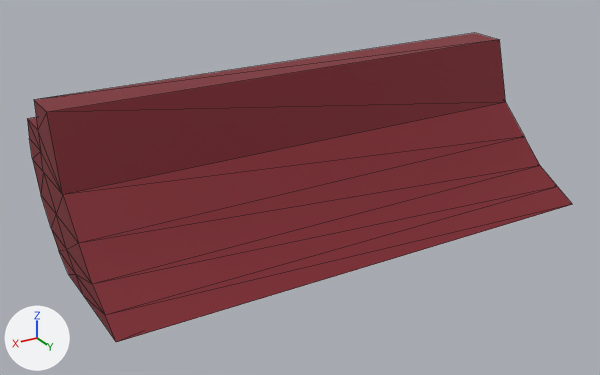
Before and after pictures for a commit that changed the FBX model Assets/Models/Buildings Kit/Imperial Buildings/BRoofPanelTrim_B.fbx.
Rendered twice from a 50 mm lens placed at (5.26, 4.34, 3.4), pointed at (2.19, -0.78, 0.84). Every picture has the same lights, and +X, +Y and +Z are marked at lower left. The older version comes first. Mesh edges are drawn as thin lines.

The first picture shows 'BRoofPannelTrim_B'.
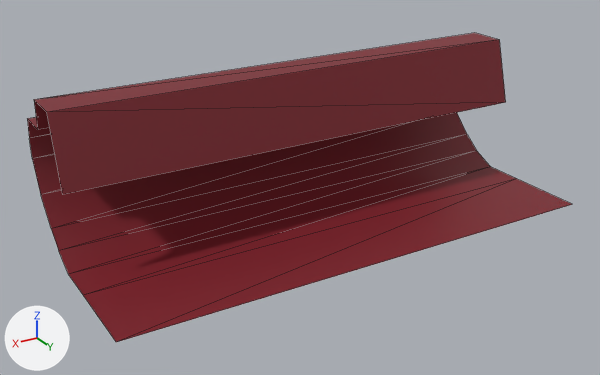
Patch to the scene script:
```diff
--- a/Assets/Models/Buildings Kit/Imperial Buildings/BRoofPanelTrim_B.fbx.py
+++ b/Assets/Models/Buildings Kit/Imperial Buildings/BRoofPanelTrim_B.fbx.py
@@ me_cube_092 @@
 # used by ob_broofpanneltrim_b; location = (0.0, 0.0, 0.0)
-me_cube_092.from_pydata(...)  # 42 vertices, 80 faces; spans x 0.0..4.0, y -1.63..0.04, z 0.5..1.69
+me_cube_092.from_pydata(...)  # 26 vertices, 24 faces; spans x 0.0..4.0, y -1.63..0.04, z 0.5..1.69
+# me_cube_092 part 1
+# 16 vertices are removed from x 0.0..4.0, y -1.32..-0.14, z 0.6..1.32
+# 56 faces are deleted
 me_cube_092.materials.append(mat_i_rooftrim)
```

Location of each change, (x1, y1, x2, y2) in pixels of the pictures (600 x 375 px):
part 1 of me_cube_092, deleted (red)
    before: (27, 100, 572, 342)
